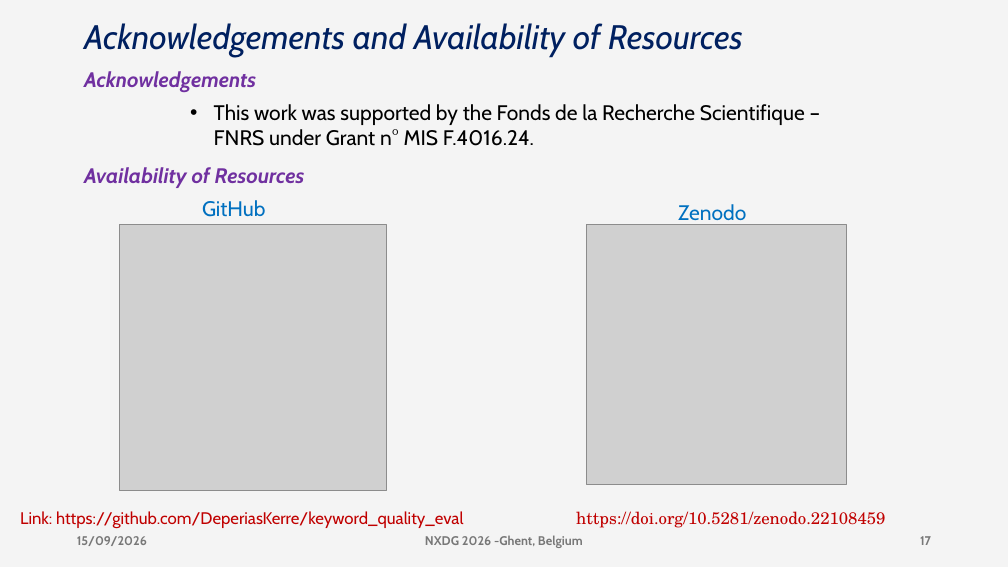
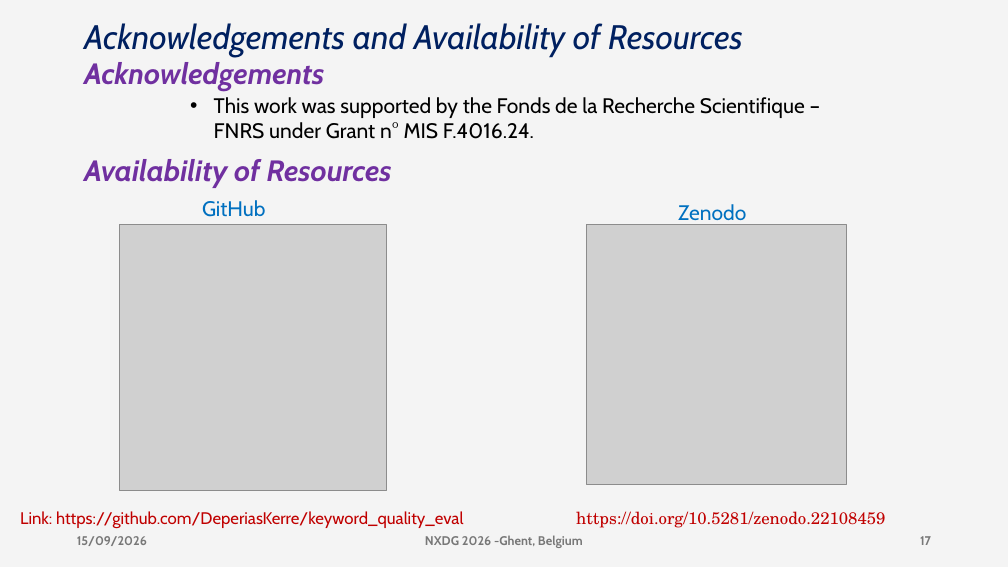
Before and after one commit to DeperiasKerre/deperiaskerre.github.io, a slide deck: slide 17 of slides/nxdg_2026_Deperias.pptx. Drawn at 1008x567 pixels with LibreOffice and Linux fonts; fonts in the diff are those of the drawing; grey boxes stand for pictures. Boxes give left, top, right and bottom in pixels: in the first picture for what was removed or moved away, otherwise in the second. Text is boxed around its words. In the diff, an @@ line names an element or a change of style, - is before the commit and + after.

```diff
--- a/slides/nxdg_2026_Deperias.pptx
+++ b/slides/nxdg_2026_Deperias.pptx
@@ text "Acknowledgements" at (x1=84, y1=62, x2=324, y2=91): size 20 to 28 pt @@
@@ text "Acknowledgements" moved from (x1=84, y1=71, x2=256, y2=92) to (x1=84, y1=62, x2=324, y2=91) @@
@@ text "This work was supported by ..." moved from (x1=214, y1=104, x2=805, y2=146) to (x1=214, y1=97, x2=805, y2=139) @@
@@ text "Availability of Resources" moved from (x1=84, y1=167, x2=305, y2=188) to (x1=84, y1=159, x2=392, y2=188) @@
@@ text "Availability of Resources" at (x1=84, y1=159, x2=392, y2=188): size 20 to 28 pt @@
```
Also in this commit, not shown: 7 other slides changed.
